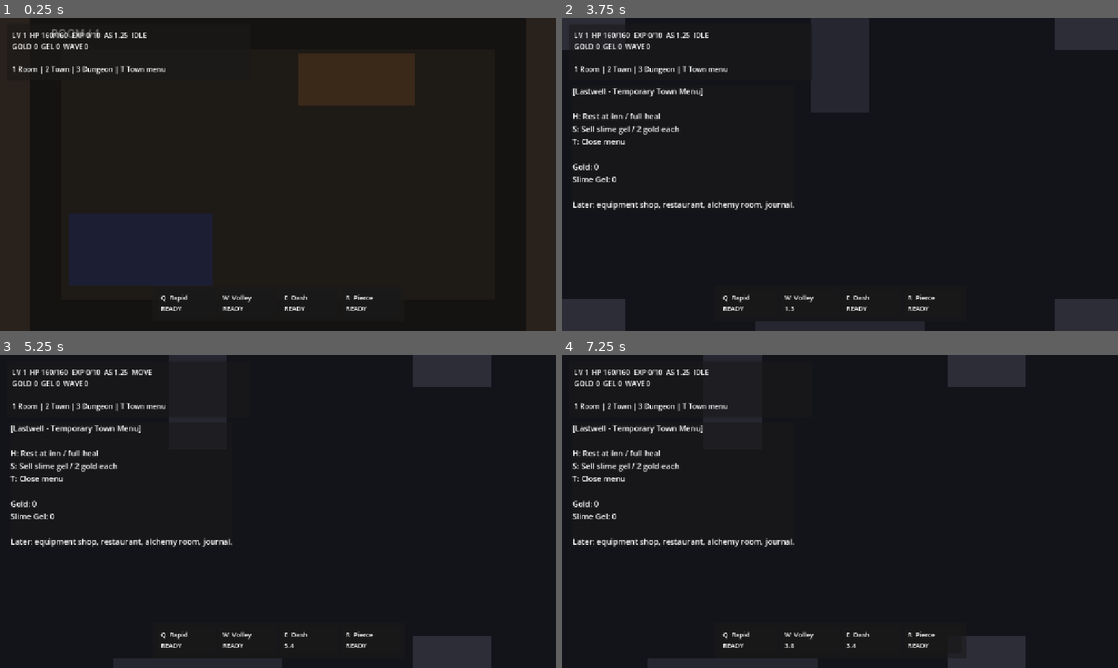
Above: before the commit, frames 1-4 (two rows, left to right).
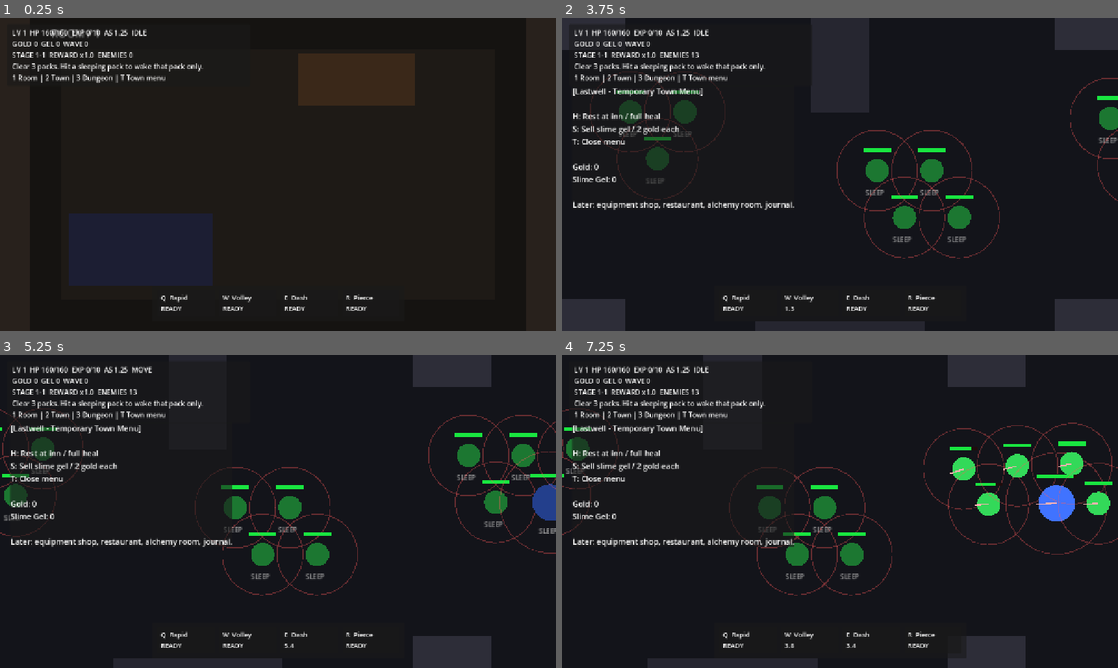
Above: after the commit, the same moments.

Repository: danyoon0760/last-archer
Game: Godot game, scene res://scenes/Main.tscn
Same seed, same stepped clock (60 frames per second), same inputs: the game is played once before the commit and once after it.
Inputs (mouse positions are in pixels of both pictures, inside the frame that each line leads up to):
- Up to frame 1 (0.25 s): no input
- Up to frame 2 (3.75 s): tap Enter at 0.5, 2, 3.5 s; move the mouse to (962, 158) at 0.52 s; hold W 0.53-1.25 s; tap T at 0.6 s; click (962, 158) at 0.67 s; tap Space at 1.25, 2.75 s; drag from (728, 190) to (812, 237) at 1.27 s; move the mouse to (895, 105) at 2.02 s; hold W 2.03-2.75 s; tap 1 at 2.1 s; drag from (812, 237) to (673, 127) at 2.77 s; move the mouse to (1006, 221) at 3.52 s; hold A from 3.53 s (still down); tap 3 at 3.6 s
- Up to frame 3 (5.25 s): release A at 4.25 s; tap Space at 4.25 s; drag from (111, 464) to (194, 433) at 4.27 s; move the mouse to (305, 511) at 5.02 s; hold S from 5.03 s (still down); tap E at 5.1 s; click (305, 511) at 5.17 s
- Up to frame 4 (7.25 s): release S at 5.75 s; drag from (756, 433) to (728, 527) at 5.77 s; move the mouse to (962, 495) at 6.52 s; hold W from 6.53 s (still down); tap N at 6.6 s

The runs differ from the first frame. In frame 1, 1.7% of the frame differs, in the area x 2-37%, y 3-21%; in frame 2, 5.4%; in frame 3, 6.6%; in frame 4, 7.0%, in the area x 0-100%, y 3-77%.

Commit message:
Wire stage run manager into main scene

Diff:
--- a/scenes/Main.tscn
+++ b/scenes/Main.tscn
@@ -12,6 +12,7 @@
 [ext_resource type="Script" path="res://scripts/map_manager.gd" id="10_map_manager_script"]
 [ext_resource type="PackedScene" path="res://scenes/TownMap.tscn" id="11_town_map_scene"]
 [ext_resource type="PackedScene" path="res://scenes/DungeonMap.tscn" id="12_dungeon_map_scene"]
+[ext_resource type="Script" path="res://scripts/stage_run_manager.gd" id="13_stage_run_script"]
 
 [node name="Main" type="Node2D"]
 script = ExtResource("1_main_script")
@@ -33,6 +34,13 @@
 slime_scene = ExtResource("6_slime_scene")
 rat_scene = ExtResource("7_rat_scene")
 heavy_slime_scene = ExtResource("8_heavy_slime_scene")
+auto_start = false
+
+[node name="StageRunManager" type="Node" parent="."]
+script = ExtResource("13_stage_run_script")
+slime_scene = ExtResource("6_slime_scene")
+rat_scene = ExtResource("7_rat_scene")
+heavy_slime_scene = ExtResource("8_heavy_slime_scene")
 
 [node name="HUD" type="CanvasLayer" parent="."]
 script = ExtResource("9_hud_script")
Not shown: 1 places in scenes/Main.tscn that only renumber resources
